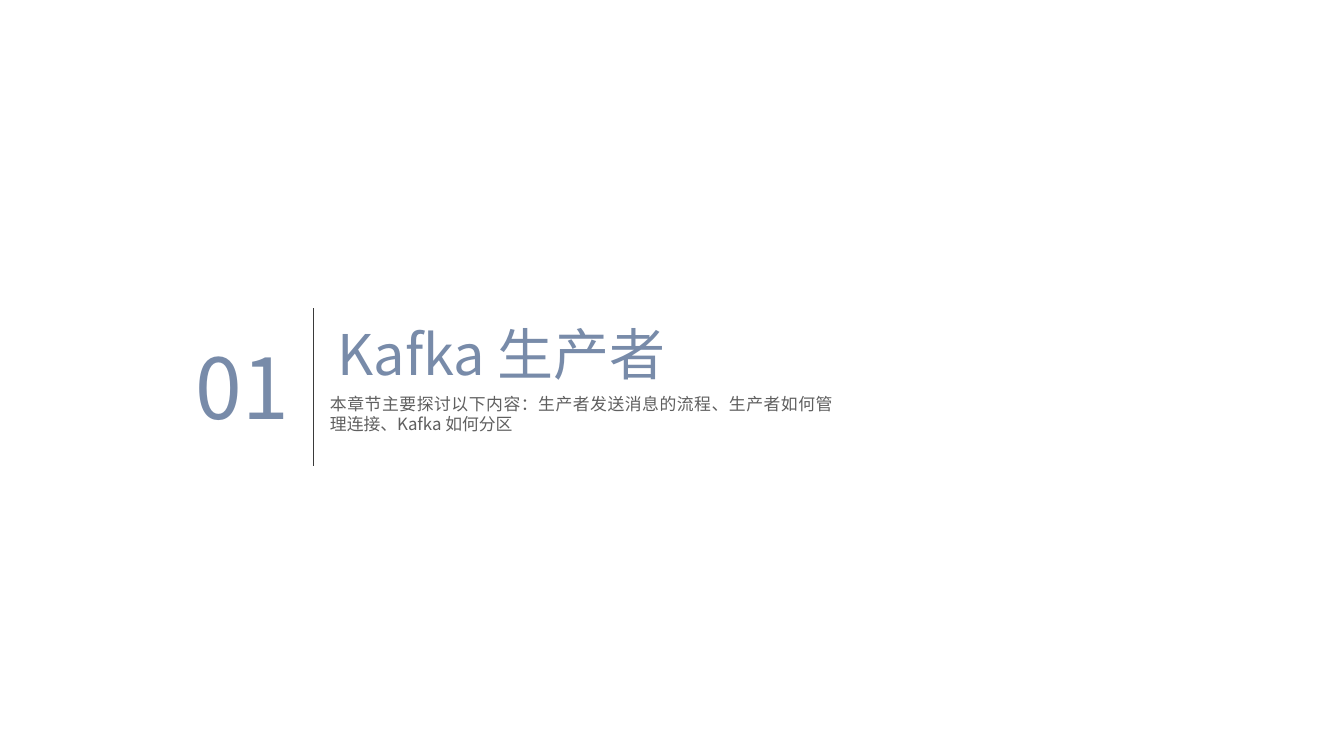
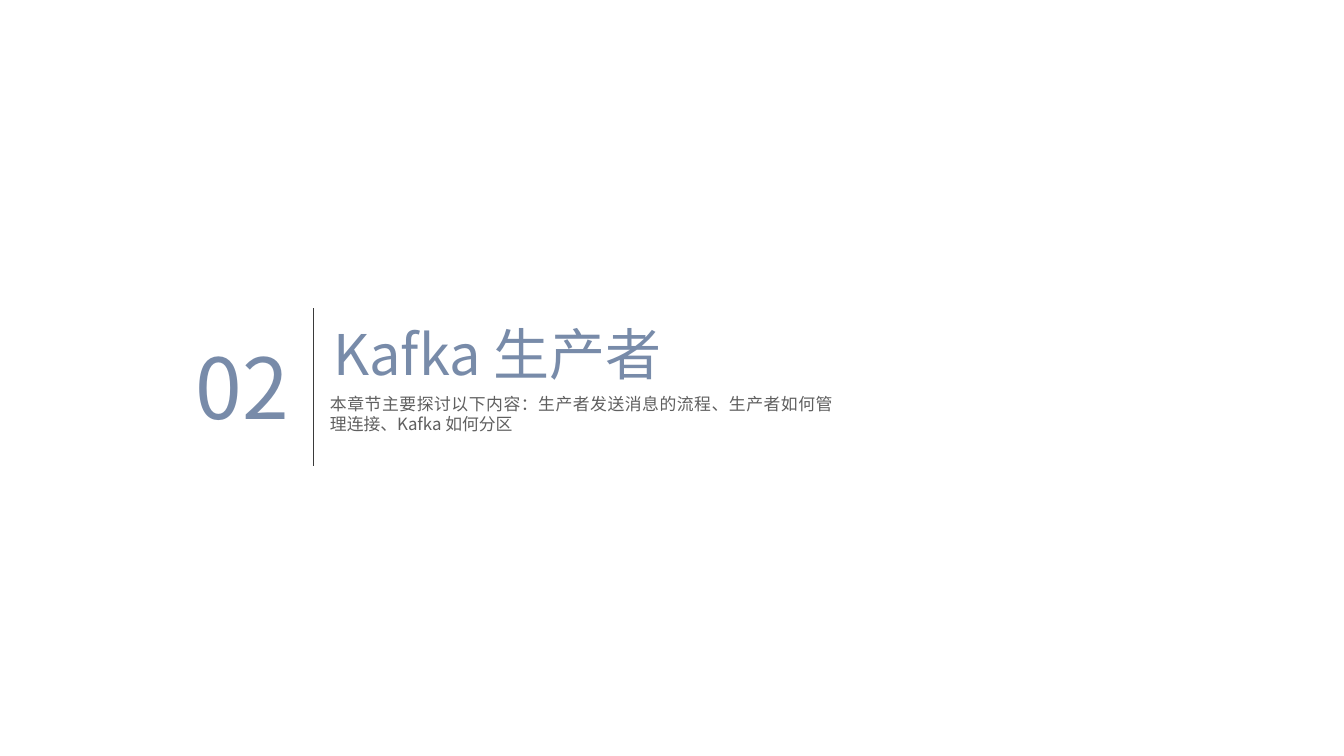
Before and after one commit to dunwu/bigdata-tutorial, a slide deck: slide 5 of assets/kafka/kafka.pptx (slide 3 before the commit). Drawn at 1344x756 pixels with LibreOffice and Linux fonts; fonts in the diff are those of the drawing; background and template pictures are left out. Boxes give left, top, right and bottom in pixels: in the first picture for what was removed or moved away, otherwise in the second. Text is boxed around its words. In the diff, an @@ line names an element or a change of style, - is before the commit and + after.

```diff
--- a/assets/kafka/kafka.pptx
+++ b/assets/kafka/kafka.pptx
@@ text "Kafka 生产者" moved from (x1=337, y1=328, x2=666, y2=380) to (x1=333, y1=328, x2=662, y2=380) @@
@@ text at (x1=196, y1=356, x2=289, y2=420): text changed @@
-01
+02
```
Also in this commit, not shown: 7 other slides changed, 4 slides added, 2 slides removed, 7 other files.
